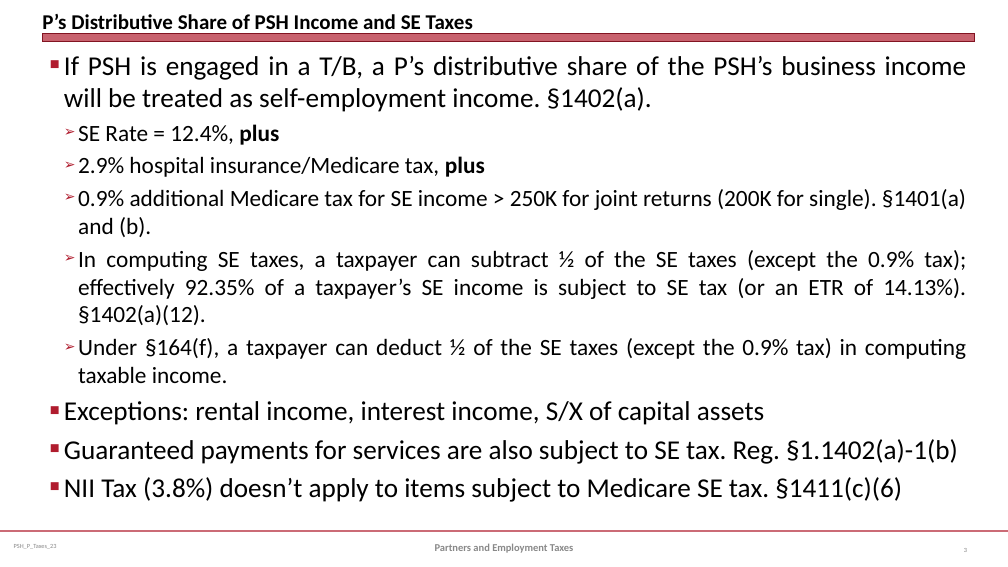
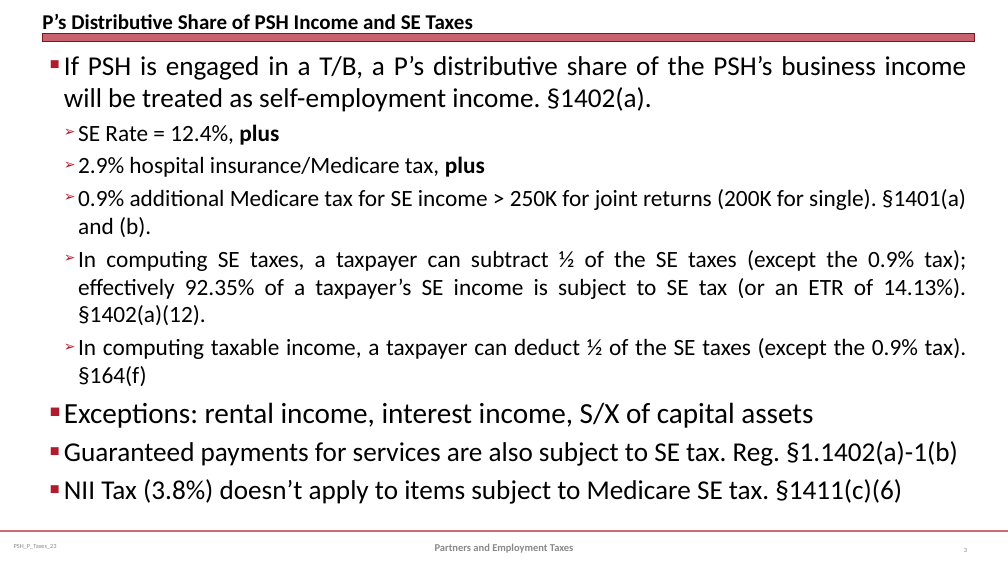
Before and after one commit to jmc877/Partnership-Tax, a slide deck: slide 3 of slides/PSH_P_Taxes_23.pptx. Drawn at 1008x567 pixels with LibreOffice and Linux fonts; fonts in the diff are those of the drawing. Boxes give left, top, right and bottom in pixels: in the first picture for what was removed or moved away, otherwise in the second. Text is boxed around its words. In the diff, an @@ line names an element or a change of style, - is before the commit and + after.

```diff
--- a/slides/PSH_P_Taxes_23.pptx
+++ b/slides/PSH_P_Taxes_23.pptx
@@ text at <box>78,338,967,386</box>: text changed @@
-  ➢ Under §164(f), a taxpayer can deduct ½ of the SE taxes (except the 0.9% tax) in computing taxable income.
+  ➢ In computing taxable income, a taxpayer can deduct ½ of the SE taxes (except the 0.9% tax). §164(f)
@@ text at <box>64,402,813,428</box>: size 25.9 to 27.8 pt in "Exceptions: rental income, interest income, S/X of ..." @@
```
Also in this commit, not shown: 1 other slide changed.
